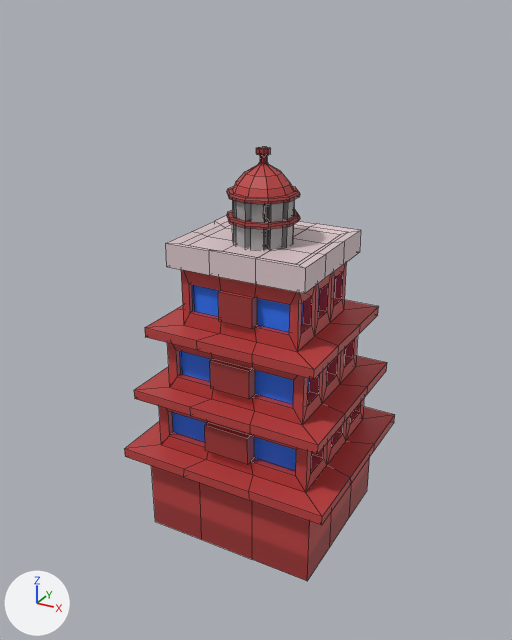
A saved change to the FBX model Assets/3d_Imports/City/house8.fbx.
Both versions are drawn from a camera (50 mm lens) standing at (29.4, -54.3, 48.8) and looking at (-0.3, -0.2, 21.7). Arrows for +X, +Y and +Z are at lower left; the lights stay in place. Mesh edges are drawn as thin lines. Where no turn or scale is listed for an object, it has been applied to the vertices.

The older version as bpy lines, for what is in view:
```python
me_cube_006 = bpy.data.meshes.new('Cube.006')
me_cube_006.from_pydata(...)  # 806 vertices, 755 faces; spans x -10.5..10.8, y -8.7..10.3, z -0.4..37.7
me_cube_006.materials.append(mat_house_palatte)  # picture img_house_palette_png
ob_mid_build__002 = bpy.data.objects.new('mid_build .002', me_cube_006)
ob_mid_build__002.location = (0.0, 0.0, 0.0)
```
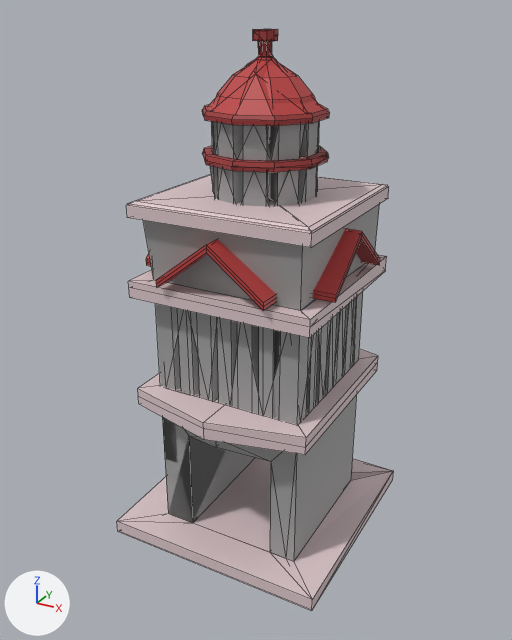
Location of each change, (x1, y1, x2, y2) in pixels of the pictures (512 x 640 px; the box of a moved part takes in the faces that stretch with it):
'mid_build .002', reshaped (34% taller)
    before: (124, 147, 395, 581)
    after: (117, 29, 393, 611)
'mid_build _LOD1', added
    after: (128, 31, 392, 541)
part 1 of me_cube_006, moved or reshaped
    before: (227, 147, 300, 204)
    after: (202, 29, 330, 126)
part 2 of me_cube_006, moved or reshaped
    before: (227, 206, 300, 229)
    after: (203, 145, 329, 172)
part 3 of me_cube_006, moved or reshaped
    before: (232, 200, 294, 223)
    after: (211, 121, 319, 161)
part 4 of me_cube_006, moved or reshaped
    before: (232, 224, 294, 250)
    after: (213, 166, 318, 206)
part 5 of me_cube_006, rebuilt
    before: (124, 216, 395, 581)
    after: (117, 349, 393, 611)
part 6 of me_cube_006, added
    after: (155, 292, 363, 425)
part 7 of me_cube_006, added
    after: (126, 175, 389, 338)
part 8 of me_cube_006, added (red)
    after: (146, 229, 380, 311)

The change, as a diff of the scene's bpy script:
```diff
--- a/Assets/3d_Imports/City/house8.fbx.py
+++ b/Assets/3d_Imports/City/house8.fbx.py
@@ me_cube_006 @@
 # used by ob_mid_build__002; location = (0.0, 0.0, 0.0)
-me_cube_006.from_pydata(...)  # 806 vertices, 755 faces; spans x -10.5..10.8, y -8.7..10.3, z -0.4..37.7
+me_cube_006.from_pydata(...)  # 633 vertices, 503 faces; spans x -11.0..10.8, y -10.2..11.7, z -0.4..47.2
+# me_cube_006 part 1: the loose piece of 122 vertices spanning x -3.2..3.1, y -2.8..3.9, z 33.6..37.7 is scaled about its middle by 1.66, then moved by (0.1, 0.1, 8.1)
+# me_cube_006 part 2: the loose piece of 32 vertices spanning x -3.2..3.2, y -2.8..3.9, z 31.4..31.9 is scaled about its middle by 1.66, then moved by (0.1, 0.1, 5.5)
+# me_cube_006 part 3: the loose piece of 80 vertices spanning x -2.7..2.7, y -2.2..3.3, z 31.9..33.6 is scaled about its middle by 1.66, then moved by (0.1, 0.1, 6.2)
+# me_cube_006 part 4: the loose piece of 80 vertices spanning x -2.7..2.7, y -2.2..3.3, z 29.3..31.5 is scaled about its middle by 1.66, then moved by (0.1, 0.1, 4.6)
+# me_cube_006 part 5: the loose piece of 492 vertices spanning x -10.5..10.8, y -8.7..10.3, z -0.4..29.8 is rebuilt with 41 vertices and now spans x -11.0..10.8, y -10.2..11.7, z -0.4..15.9
+# me_cube_006 part 6: a new loose piece of 200 vertices spanning x -7.3..7.2, y -6.5..8.0, z 15.7..25.3, in mat_house_palatte (picture img_house_palette_png)
+# me_cube_006 part 7: a new loose piece of 30 vertices spanning x -8.9..8.8, y -8.1..9.6, z 25.1..33.8, in mat_house_palatte (picture img_house_palette_png)
+# me_cube_006 part 8
+# 28 vertices are added at x -9.6..9.3, y -8.7..10.2, z 26.9..31.6
+# 20 new vertices lie (0.0, 0.0, 0.7) away from vertices in x -9.6..9.3, y -8.7..10.2, z 26.9..30.9
+# 32 new faces join them
 me_cube_006.materials.append(mat_house_palatte)
@@ me_cube_063 @@
+me_cube_063.from_pydata(...)  # 322 vertices, 298 faces; spans x -11.0..10.8, y -10.1..11.7, z -0.4..47.1
+me_cube_063.materials.append(mat_house_palatte)  # picture img_house_palette_png
@@ ob_mid_build__lod1 @@
+ob_mid_build__lod1 = bpy.data.objects.new('mid_build _LOD1', me_cube_063)
+ob_mid_build__lod1.location = (0.0, 0.0, 0.0)
```
